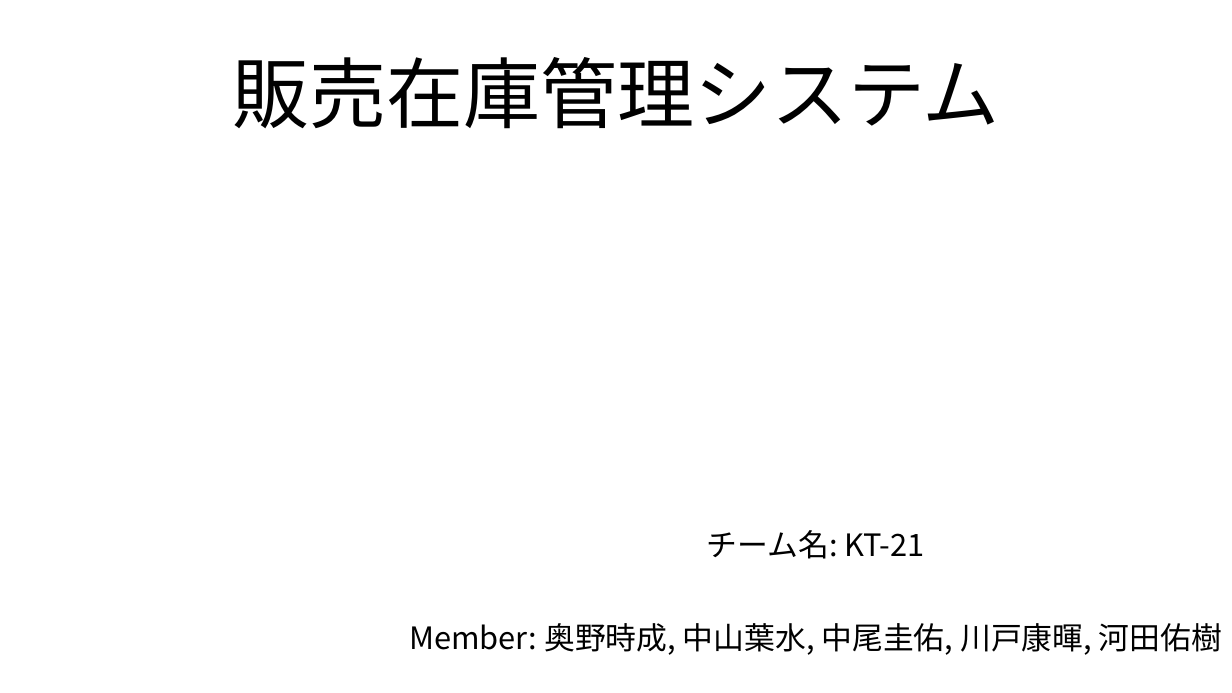
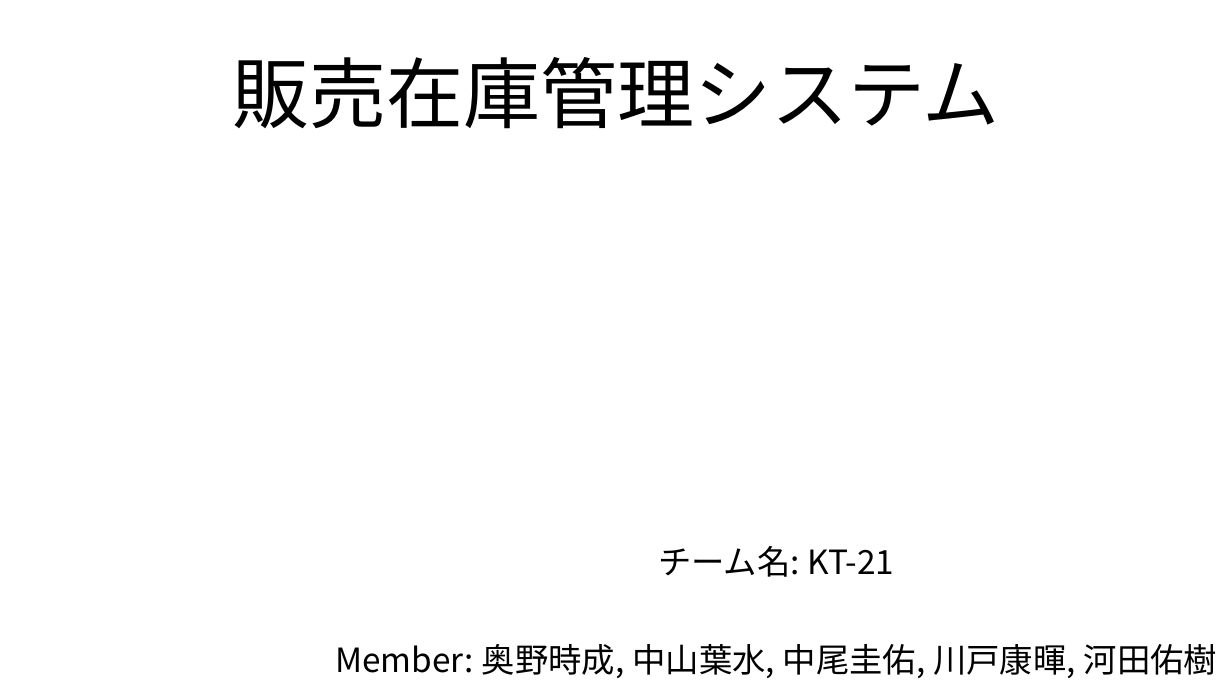
Before and after one commit to Yamanin3/system-devel, a slide deck: slide 1 of 企画発表プレゼンテーション.pptx. Drawn at 1232x693 pixels with LibreOffice and Linux fonts; fonts in the diff are those of the drawing; background and template pictures are left out. Boxes give left, top, right and bottom in pixels: in the first picture for what was removed or moved away, otherwise in the second. Text is boxed around its words. In the diff, an @@ line names an element or a change of style, - is before the commit and + after.

```diff
--- a/企画発表プレゼンテーション.pptx
+++ b/企画発表プレゼンテーション.pptx
@@ subtitle "チーム名: KT-21" moved from (x1=409, y1=530, x2=1222, y2=655) to (x1=335, y1=546, x2=1217, y2=678) @@
@@ subtitle "チーム名: KT-21" at (x1=335, y1=546, x2=1217, y2=678): size 24 to 26 pt @@
```
Also in this commit, not shown: 3 other slides changed.
